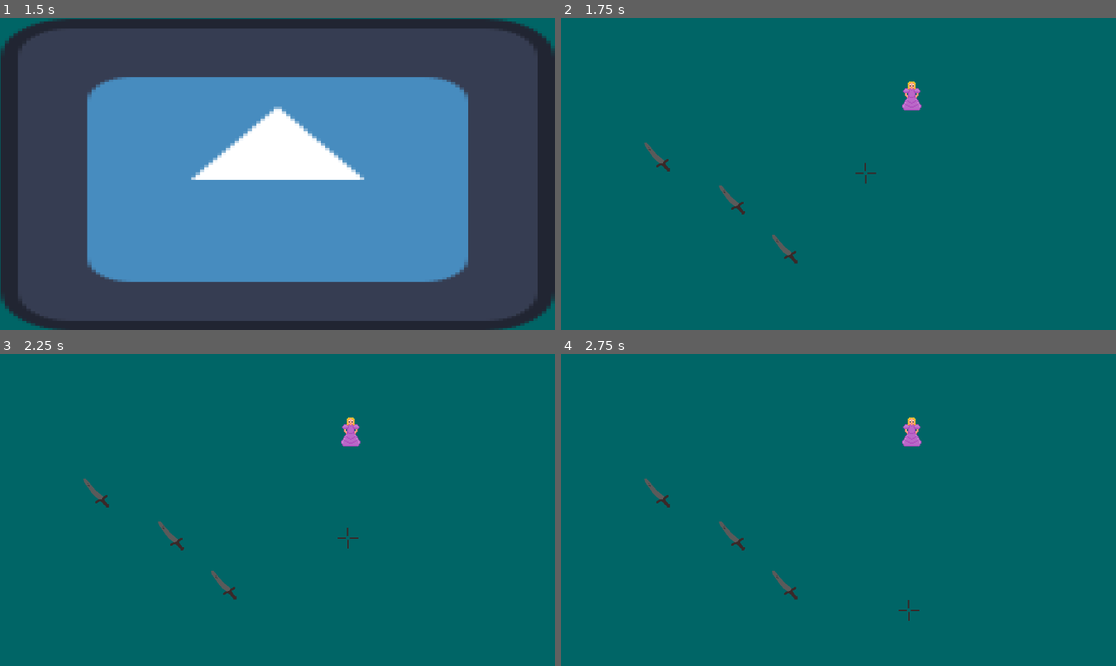
Above: before the commit, frames 1-4 (two rows, left to right).
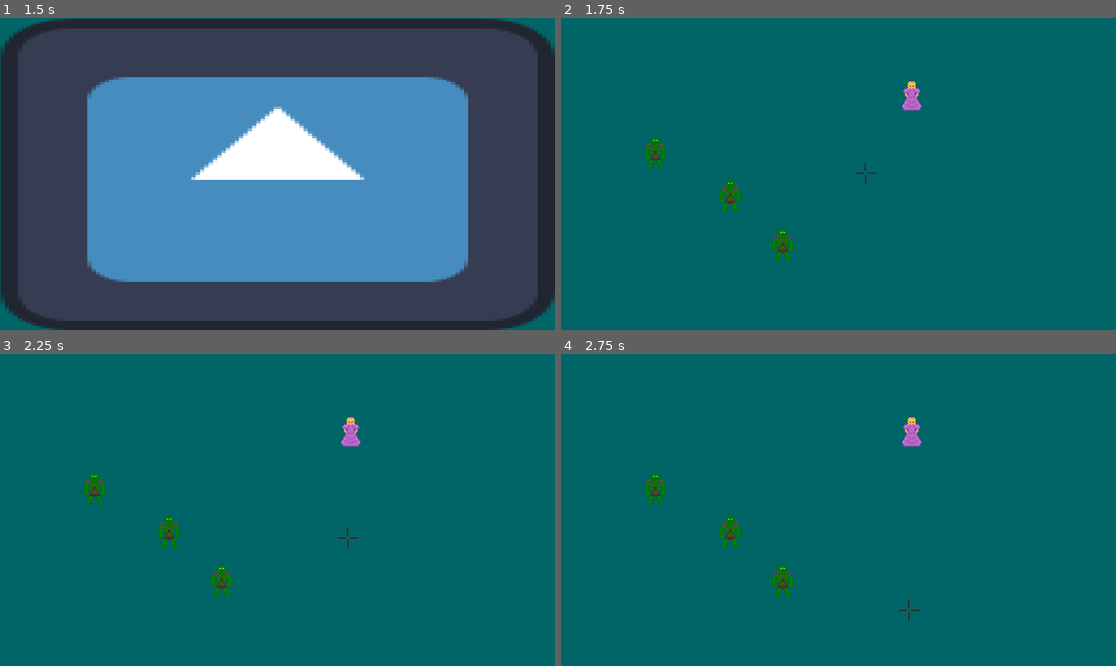
Above: after the commit, the same moments.

Repository: JamsterMan/Game-Jam-PS-16
Game: Godot game, scene res://Scenes/main_menu.tscn
Two runs of this game, one before a commit and one after it. Both use one fixed random seed, a clock stepped at 60 frames per second and the inputs below. The engine's default icon, where the game draws it, is replaced by a stand-in: a white triangle on a blue panel in a dark square.
Inputs:
- Up to frame 1 (1.5 s): click "PLAY" at 0.5 s; tap Enter at 1.25 s; hold Right (move_right) from 1.28 s (still down)
- Up to frame 2 (1.75 s): keep holding Right (move_right)
- Up to frame 3 (2.25 s): release Right (move_right) at 2.03 s; hold Down (move_down) from 2.03 s (still down)
- Up to frame 4 (2.75 s): keep holding Down (move_down)

Frame 1 is identical in both runs. In frame 2, 0.9% of the frame differs, in the area x 15-43%, y 38-79%; in frame 3, 0.9%; in frame 4, 0.9%.

Commit message:
updated art

Diff:
--- a/gamejam-ps16/Scenes/mini_game_aim_game.tscn
+++ b/gamejam-ps16/Scenes/mini_game_aim_game.tscn
@@ -2,7 +2,7 @@
 
 [ext_resource type="Script" path="res://Scripts/mini_game_aim_game.gd" id="1_r3ngn"]
 [ext_resource type="Texture2D" uid="uid://drubo8sc3ihhf" path="res://Sprites/Princess.png" id="2_bssfn"]
-[ext_resource type="Texture2D" uid="uid://cef2hiojxmf1k" path="res://Sprites/Enemy.png" id="3_08ax4"]
+[ext_resource type="Texture2D" uid="uid://d00ckynh8h2k3" path="res://Sprites/Orc.png" id="3_humtx"]
 [ext_resource type="Script" path="res://Scripts/crosshair.gd" id="4_rrvqo"]
 [ext_resource type="Texture2D" uid="uid://do26r2t7hfm2q" path="res://Sprites/crosshair.png" id="5_bpjir"]
 [ext_resource type="Script" path="res://Scripts/MiniGame_Timer.gd" id="6_oxthh"]
@@ -36,18 +36,18 @@
 
 [node name="Enemy" type="Sprite2D" parent="."]
 position = Vector2(813, 327)
-scale = Vector2(0.1, 0.1)
-texture = ExtResource("3_08ax4")
+scale = Vector2(2, 2)
+texture = ExtResource("3_humtx")
 
 [node name="Enemy2" type="Sprite2D" parent="."]
 position = Vector2(813, 327)
-scale = Vector2(0.1, 0.1)
-texture = ExtResource("3_08ax4")
+scale = Vector2(2, 2)
+texture = ExtResource("3_humtx")
 
 [node name="Enemy3" type="Sprite2D" parent="."]
 position = Vector2(813, 327)
-scale = Vector2(0.1, 0.1)
-texture = ExtResource("3_08ax4")
+scale = Vector2(2, 2)
+texture = ExtResource("3_humtx")
 
 [node name="Crosshair" type="Area2D" parent="."]
 position = Vector2(615, 347)
--- a/gamejam-ps16/Scenes/mini_game_quick_time.tscn
+++ b/gamejam-ps16/Scenes/mini_game_quick_time.tscn
@@ -1,21 +1,22 @@
-[gd_scene load_steps=9 format=3 uid="uid://1g1j0vqsint1"]
+[gd_scene load_steps=10 format=3 uid="uid://1g1j0vqsint1"]
 
 [ext_resource type="Texture2D" uid="uid://dhhx8mjg6g4y7" path="res://icon.svg" id="1_ce1bs"]
 [ext_resource type="Script" path="res://Scripts/mini_game_quick_time.gd" id="1_khvof"]
-[ext_resource type="Texture2D" uid="uid://te2hhkoln3pv" path="res://Sprites/up.png" id="2_cpeha"]
-[ext_resource type="Texture2D" uid="uid://do26r2t7hfm2q" path="res://Sprites/crosshair.png" id="2_xggwh"]
-[ext_resource type="Texture2D" uid="uid://btmklwgoteix" path="res://Sprites/left.png" id="3_8fy7d"]
+[ext_resource type="Texture2D" uid="uid://drubo8sc3ihhf" path="res://Sprites/Princess.png" id="2_svijv"]
+[ext_resource type="Texture2D" uid="uid://d00ckynh8h2k3" path="res://Sprites/Orc.png" id="3_h1e52"]
 [ext_resource type="Script" path="res://Scripts/MiniGame_Timer.gd" id="4_c8h27"]
-[ext_resource type="Texture2D" uid="uid://biiqdw3di0er4" path="res://Sprites/right.png" id="5_bdpwq"]
-[ext_resource type="Texture2D" uid="uid://boa6nvbw4d8wq" path="res://Sprites/down.png" id="6_ypr8q"]
+[ext_resource type="Texture2D" uid="uid://bqoh0yvemdxv1" path="res://Sprites/Runes_left1.png" id="5_8ea4a"]
+[ext_resource type="Texture2D" uid="uid://bh7e2yv3p1co2" path="res://Sprites/Runes_up1.png" id="6_nexcw"]
+[ext_resource type="Texture2D" uid="uid://t0buvqd5lj5t" path="res://Sprites/Runes_right1.png" id="7_8w3k5"]
+[ext_resource type="Texture2D" uid="uid://1410u5rd0d66" path="res://Sprites/Runes_down1.png" id="8_hjyxe"]
 
 [node name="mini_game_quick_time" type="Node2D" node_paths=PackedStringArray("char_sprites")]
 process_mode = 4
 script = ExtResource("1_khvof")
 target_postions = Array[int]([0, 0, 0, 0, 0, 0])
 char_sprites = [NodePath("Extra2/ExtraSprite2"), NodePath("Extra4/ExtraSprite4"), NodePath("Extra/ExtraSprite"), NodePath("Extra3/ExtraSprite3")]
-char_target = ExtResource("2_xggwh")
-char_fake = ExtResource("1_ce1bs")
+char_target = ExtResource("2_svijv")
+char_fake = ExtResource("3_h1e52")
 
 [node name="MinigameBackground" type="ColorRect" parent="."]
 visible = false
@@ -35,45 +36,49 @@
 position = Vector2(-200, 0)
 
 [node name="ExtraSprite" type="Sprite2D" parent="Extra"]
-texture = ExtResource("1_ce1bs")
+scale = Vector2(4, 4)
+texture = ExtResource("3_h1e52")
 
 [node name="ExtraButton" type="Sprite2D" parent="Extra"]
 position = Vector2(0, 60)
-scale = Vector2(0.1, 0.1)
-texture = ExtResource("3_8fy7d")
+scale = Vector2(3, 3)
+texture = ExtResource("5_8ea4a")
 
 [node name="Extra2" type="Node2D" parent="."]
 position = Vector2(0, -200)
 
 [node name="ExtraSprite2" type="Sprite2D" parent="Extra2"]
-texture = ExtResource("1_ce1bs")
+scale = Vector2(4, 4)
+texture = ExtResource("3_h1e52")
 
 [node name="ExtraButton" type="Sprite2D" parent="Extra2"]
 position = Vector2(0, 60)
-scale = Vector2(0.1, 0.1)
-texture = ExtResource("2_cpeha")
+scale = Vector2(3, 3)
+texture = ExtResource("6_nexcw")
 
 [node name="Extra3" type="Node2D" parent="."]
 position = Vector2(200, 0)
 
 [node name="ExtraSprite3" type="Sprite2D" parent="Extra3"]
-texture = ExtResource("1_ce1bs")
+scale = Vector2(4, 4)
+texture = ExtResource("3_h1e52")
 
 [node name="ExtraButton" type="Sprite2D" parent="Extra3"]
 position = Vector2(0, 60)
-scale = Vector2(0.1, 0.1)
-texture = ExtResource("5_bdpwq")
+scale = Vector2(3, 3)
+texture = ExtResource("7_8w3k5")
 
 [node name="Extra4" type="Node2D" parent="."]
 position = Vector2(0, 200)
 
 [node name="ExtraSprite4" type="Sprite2D" parent="Extra4"]
-texture = ExtResource("1_ce1bs")
+scale = Vector2(4, 4)
+texture = ExtResource("3_h1e52")
 
 [node name="ExtraButton" type="Sprite2D" parent="Extra4"]
 position = Vector2(0, 60)
-scale = Vector2(0.1, 0.1)
-texture = ExtResource("6_ypr8q")
+scale = Vector2(3, 3)
+texture = ExtResource("8_hjyxe")
 
 [node name="MinigameTimer" type="Timer" parent="."]
 wait_time = 3.0
--- a/gamejam-ps16/Scenes/mini_game_typing.tscn
+++ b/gamejam-ps16/Scenes/mini_game_typing.tscn
@@ -1,21 +1,21 @@
 [gd_scene load_steps=9 format=3 uid="uid://43srxjcgyb0d"]
 
-[ext_resource type="Texture2D" uid="uid://c8a7udy6go8yv" path="res://Sprites/Player.png" id="1_5dvwy"]
 [ext_resource type="Script" path="res://Scripts/mini_game_typing.gd" id="1_mxqhv"]
-[ext_resource type="Texture2D" uid="uid://te2hhkoln3pv" path="res://Sprites/up.png" id="2_e7g2m"]
-[ext_resource type="Texture2D" uid="uid://boa6nvbw4d8wq" path="res://Sprites/down.png" id="3_a0vw8"]
-[ext_resource type="Texture2D" uid="uid://biiqdw3di0er4" path="res://Sprites/right.png" id="4_4ra8d"]
-[ext_resource type="Texture2D" uid="uid://btmklwgoteix" path="res://Sprites/left.png" id="5_03j4l"]
+[ext_resource type="Texture2D" uid="uid://bh7e2yv3p1co2" path="res://Sprites/Runes_up1.png" id="2_uydm4"]
+[ext_resource type="Texture2D" uid="uid://1410u5rd0d66" path="res://Sprites/Runes_down1.png" id="3_kvvbt"]
+[ext_resource type="Texture2D" uid="uid://t0buvqd5lj5t" path="res://Sprites/Runes_right1.png" id="4_ol274"]
+[ext_resource type="Texture2D" uid="uid://bqoh0yvemdxv1" path="res://Sprites/Runes_left1.png" id="5_kp8jt"]
+[ext_resource type="Texture2D" uid="uid://drubo8sc3ihhf" path="res://Sprites/Princess.png" id="6_mrv0g"]
+[ext_resource type="Texture2D" uid="uid://bf4huvuhf7hff" path="res://Sprites/staff.png" id="7_eqcd5"]
 [ext_resource type="Script" path="res://Scripts/MiniGame_Timer.gd" id="7_j4qch"]
-[ext_resource type="Texture2D" uid="uid://drcf2ml14nas3" path="res://Sprites/Card1.png" id="7_kgq2p"]
 
 [node name="MinigameTypingGame" type="Node2D" node_paths=PackedStringArray("buttons_sprites")]
 process_mode = 4
 script = ExtResource("1_mxqhv")
-up_image = ExtResource("2_e7g2m")
-down_image = ExtResource("3_a0vw8")
-right_image = ExtResource("4_4ra8d")
-left_image = ExtResource("5_03j4l")
+up_image = ExtResource("2_uydm4")
+down_image = ExtResource("3_kvvbt")
+right_image = ExtResource("4_ol274")
+left_image = ExtResource("5_kp8jt")
 buttons = Array[int]([0, 0, 0, 0, 0, 0])
 buttons_sprites = [NodePath("Spell/ButtonOne"), NodePath("Spell/ButtonTwo"), NodePath("Spell/ButtonThree"), NodePath("Spell/ButtonFour"), NodePath("Spell/ButtonFive"), NodePath("Spell/ButtonSix")]
 
@@ -23,41 +23,41 @@
 
 [node name="Sprite2D" type="Sprite2D" parent="target"]
 position = Vector2(138, -155)
-scale = Vector2(0.4, 0.4)
-texture = ExtResource("1_5dvwy")
+scale = Vector2(4, 4)
+texture = ExtResource("6_mrv0g")
 
 [node name="Spell" type="Node2D" parent="."]
 position = Vector2(294, 187)
 
 [node name="ButtonOne" type="Sprite2D" parent="Spell"]
 position = Vector2(-256, 81)
-scale = Vector2(0.2, 0.2)
-texture = ExtResource("2_e7g2m")
+scale = Vector2(4, 4)
+texture = ExtResource("7_eqcd5")
 
 [node name="ButtonTwo" type="Sprite2D" parent="Spell"]
 position = Vector2(-165, 81)
-scale = Vector2(0.2, 0.2)
-texture = ExtResource("2_e7g2m")
+scale = Vector2(4, 4)
+texture = ExtResource("7_eqcd5")
 
 [node name="ButtonThree" type="Sprite2D" parent="Spell"]
 position = Vector2(-76, 81)
-scale = Vector2(0.2, 0.2)
-texture = ExtResource("2_e7g2m")
+scale = Vector2(4, 4)
+texture = ExtResource("7_eqcd5")
 
 [node name="ButtonFour" type="Sprite2D" parent="Spell"]
 position = Vector2(13, 81)
-scale = Vector2(0.2, 0.2)
-texture = ExtResource("7_kgq2p")
+scale = Vector2(4, 4)
+texture = ExtResource("7_eqcd5")
 
 [node name="ButtonFive" type="Sprite2D" parent="Spell"]
 position = Vector2(102, 81)
-scale = Vector2(0.2, 0.2)
-texture = ExtResource("7_kgq2p")
+scale = Vector2(4, 4)
+texture = ExtResource("7_eqcd5")
 
 [node name="ButtonSix" type="Sprite2D" parent="Spell"]
 position = Vector2(191, 81)
-scale = Vector2(0.2, 0.2)
-texture = ExtResource("7_kgq2p")
+scale = Vector2(4, 4)
+texture = ExtResource("7_eqcd5")
 
 [node name="MinigameTimer" type="Timer" parent="."]
 wait_time = 3.0
Binary file added: gamejam-ps16/Scenes/Bow.png
Not shown, added: gamejam-ps16/Scenes/Bow.png.import
Binary file added: gamejam-ps16/Sprites/Orc.png
Not shown, added: gamejam-ps16/Sprites/Orc.png.import
Binary file added: gamejam-ps16/Sprites/Runes_down.png
Not shown, added: gamejam-ps16/Sprites/Runes_down.png.import
Binary file added: gamejam-ps16/Sprites/Runes_down1.png
Not shown, added: gamejam-ps16/Sprites/Runes_down1.png.import
Binary file added: gamejam-ps16/Sprites/Runes_down2.png
Not shown, added: gamejam-ps16/Sprites/Runes_down2.png.import
Binary file added: gamejam-ps16/Sprites/Runes_left.png
Not shown, added: gamejam-ps16/Sprites/Runes_left.png.import
(and 20 more such lines)
